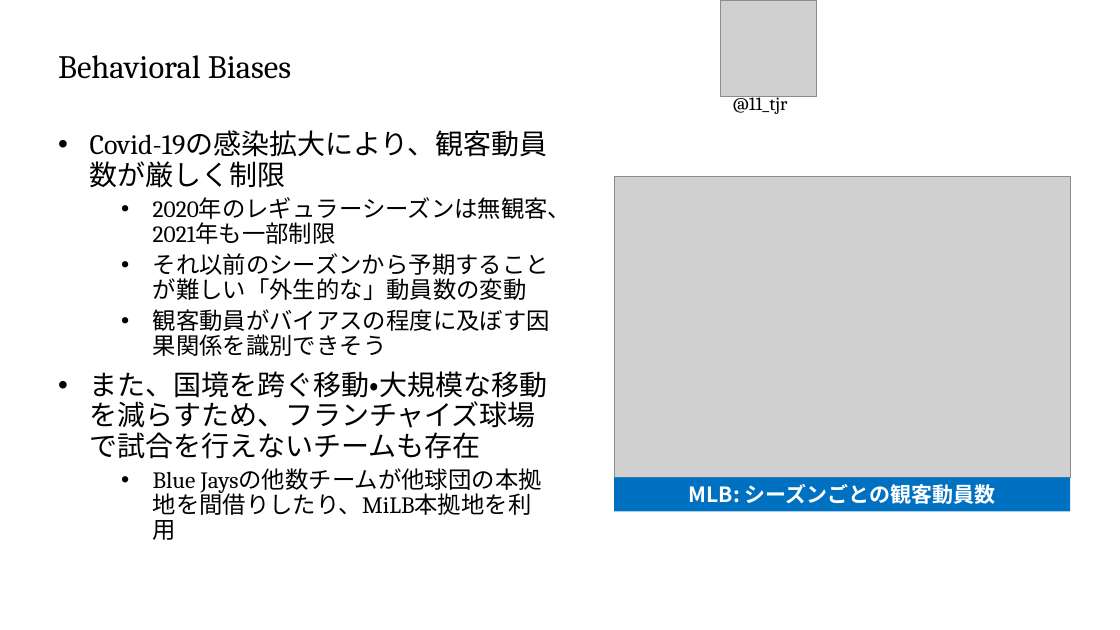
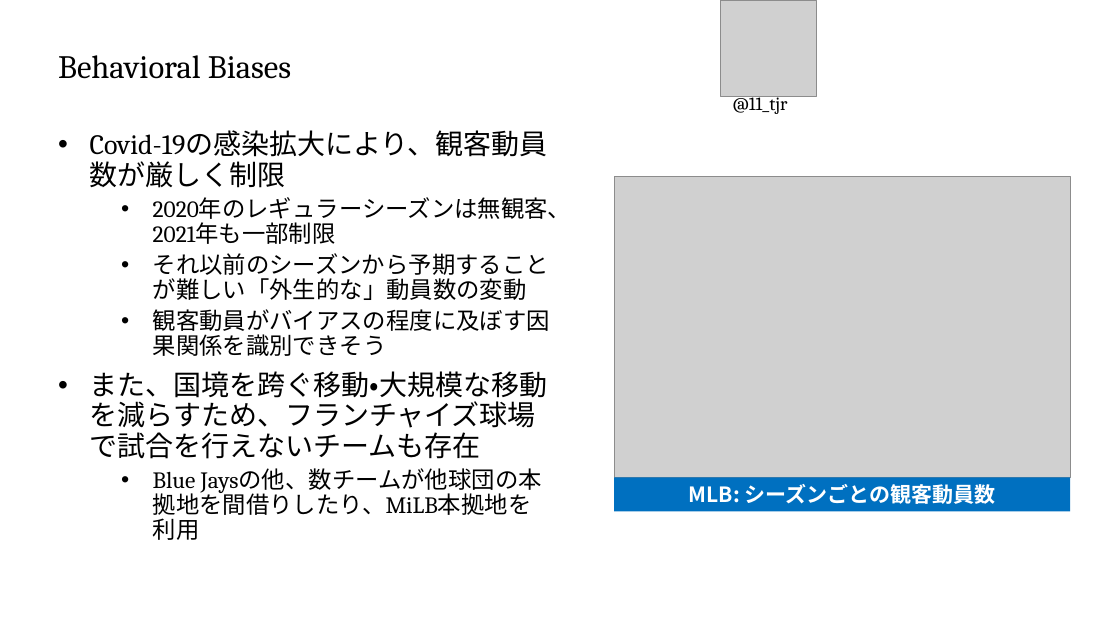
Before and after one commit to T-Reio/ballgame_analysis, a slide deck: slide 7 of slides/spoana13.pptx. Drawn at 1120x630 pixels with LibreOffice and Linux fonts; fonts in the diff are those of the drawing; grey boxes stand for pictures; background and template pictures are left out. Boxes give left, top, right and bottom in pixels: in the first picture for what was removed or moved away, otherwise in the second. Text is boxed around its words. In the diff, an @@ line names an element or a change of style, - is before the commit and + after.

```diff
--- a/slides/spoana13.pptx
+++ b/slides/spoana13.pptx
@@ text at [153, 468, 542, 519]: text changed @@
-  • Blue Jaysの他数チームが他球団の本拠地を間借りしたり、MiLB本拠地を利用
+  • Blue Jaysの他、数チームが他球団の本拠地を間借りしたり、MiLB本拠地を利用
```
Also in this commit, not shown: 6 other slides changed, 1 slide removed, 1 other file.
